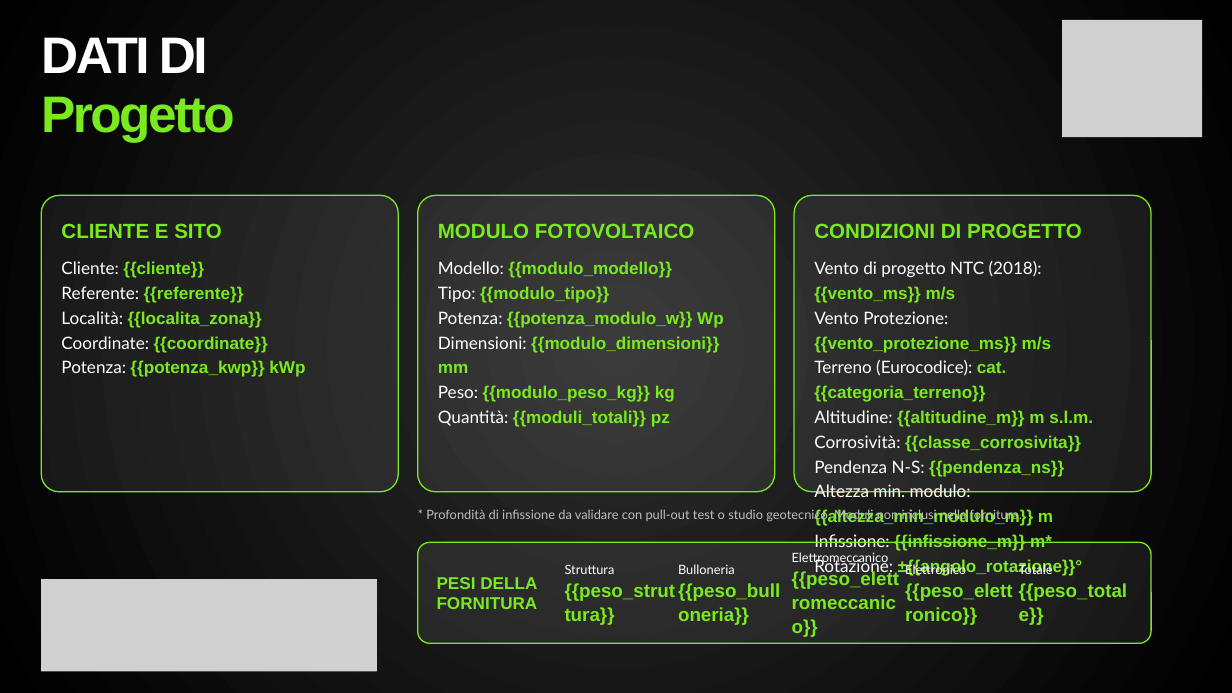
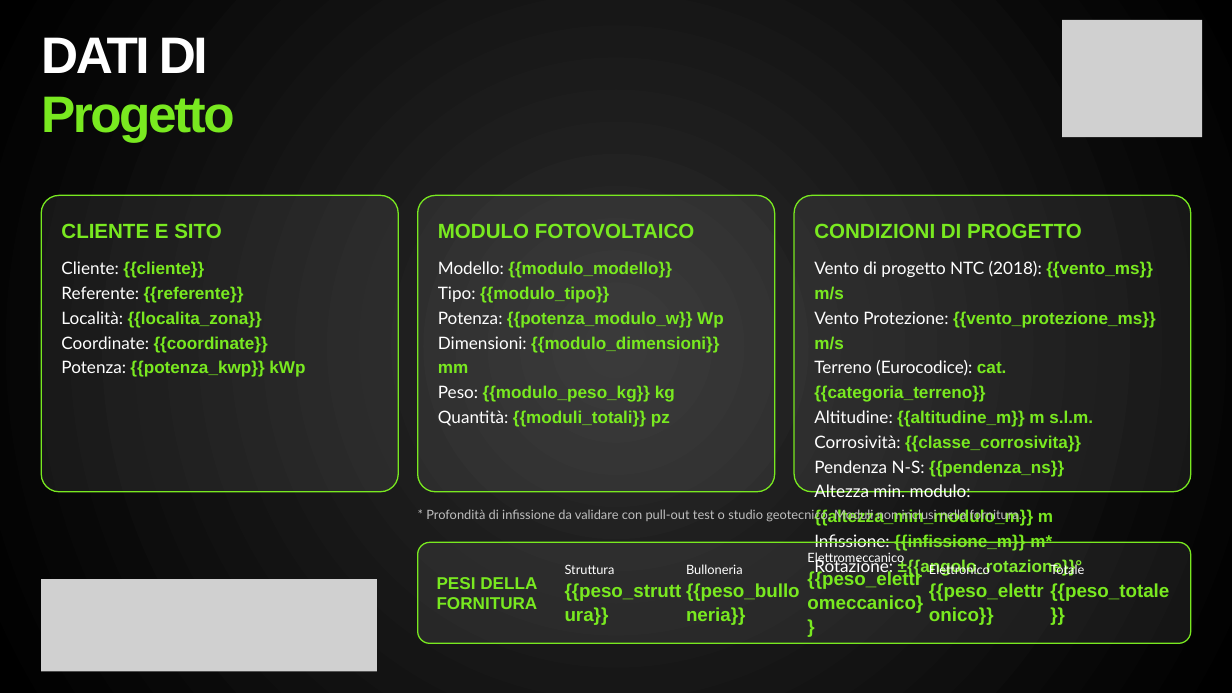
Before and after one commit to Giovanni301183/Conf, a slide deck: slide 5 of public/offerta/modello-offerta.pptx. Drawn at 1232x693 pixels with LibreOffice and Linux fonts; fonts in the diff are those of the drawing; grey boxes stand for pictures. Boxes give left, top, right and bottom in pixels: in the first picture for what was removed or moved away, otherwise in the second. Text is boxed around its words. In the diff, an @@ line names an element or a change of style, - is before the commit and + after.

```diff
--- a/public/offerta/modello-offerta.pptx
+++ b/public/offerta/modello-offerta.pptx
@@ rounded rectangle: place and size @@
-rounded rectangle at (794,195,1151,492)
+rounded rectangle at (794,195,1191,492)
@@ text "CONDIZIONI DI PROGETTO" rewrapped from (814,223,1093,576) to (814,223,1156,576) @@
@@ rounded rectangle: place and size @@
-rounded rectangle at (418,542,1151,643)
+rounded rectangle at (418,542,1191,643)
@@ text "Struttura" rewrapped from (565,564,676,601) to (565,564,682,601) @@
@@ text "Bulloneria" rewrapped from (678,564,780,601) to (686,564,800,601) @@
@@ text "Elettromeccanico" rewrapped from (792,552,899,589) to (807,552,922,589) @@
@@ text "Elettronico" rewrapped from (905,563,1012,601) to (929,563,1044,601) @@
@@ text "Totale" rewrapped from (1019,563,1127,601) to (1050,563,1169,601) @@
```
Also in this commit, not shown: 1 other slide changed, 9 other files.
